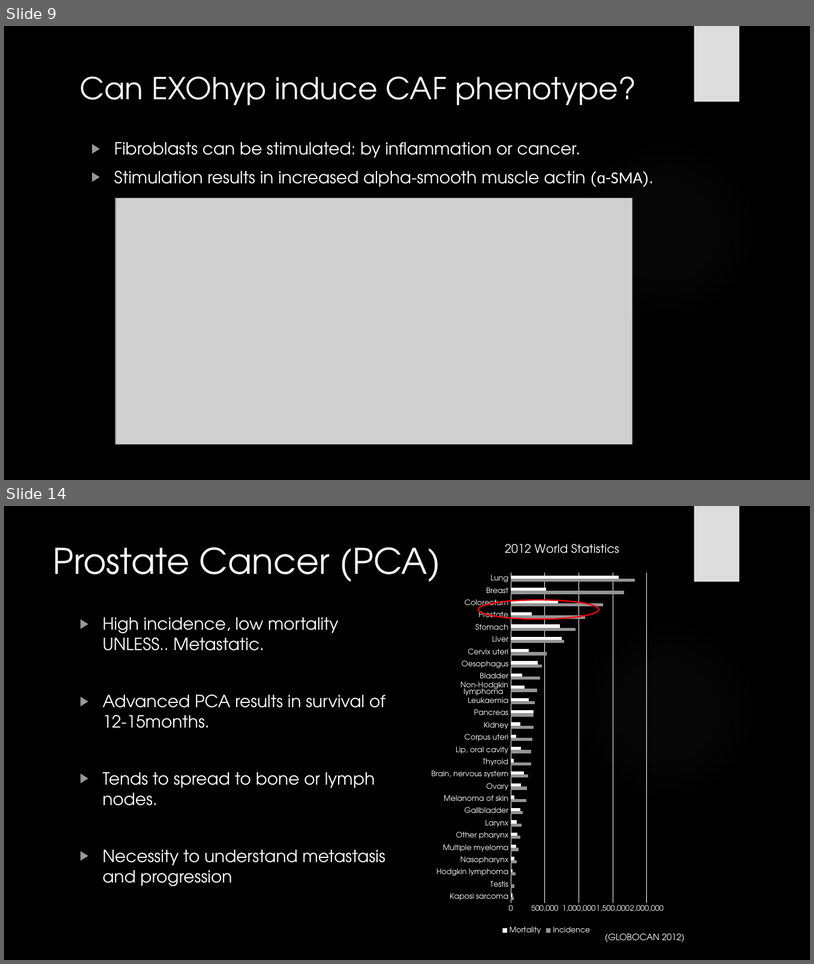
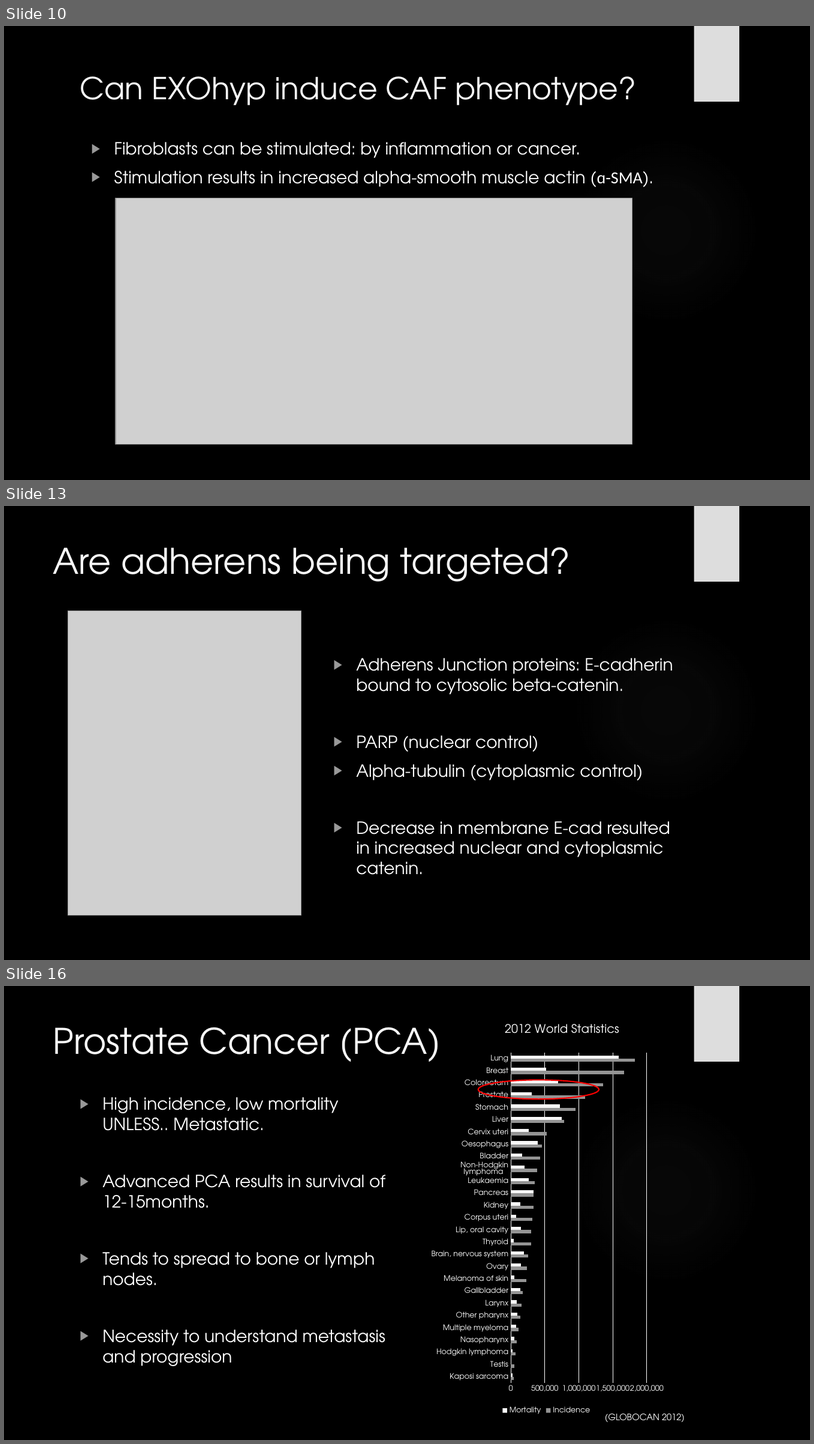
Before and after one commit to HarleyRobinson/Honours2, a slide deck: BackgroundInfo/JCslides.pptx. Shown one above the other, each under a label of ours: slides 9 and 14 before the commit, slides 10, 13 and 16 after it; the slides between them are not shown. The pictures are 814x964 and 814x1444 pixels, drawn with LibreOffice and Linux fonts; fonts in the diff are those of the drawing; grey boxes stand for pictures; background and template pictures are left out. Boxes give left, top, right and bottom in pixels: in the first picture for what was removed or moved away, otherwise in the second. Text is boxed around its words. In the diff, an @@ line names an element or a change of style, - is before the commit and + after.

```diff
--- a/BackgroundInfo/JCslides.pptx
+++ b/BackgroundInfo/JCslides.pptx
@@ slide 13 added at (x1=4, y1=506, x2=810, y2=960), background picture (left out); not listed: 2 template elements that a slide beside it also shows @@
@@ title added at (x1=53, y1=547, x2=570, y2=582), 42 pt, text #F8F8F8 @@
+Are adherens being targeted?
@@ picture added at (x1=68, y1=610, x2=302, y2=915) @@
@@ text added at (x1=356, y1=658, x2=673, y2=874), 20 pt, text #FFFFFF @@
+▶ Adherens Junction proteins: E-cadherin bound to cytosolic beta-catenin.
+▶ PARP (nuclear control)
+▶ Alpha-tubulin (cytoplasmic control)
+▶ Decrease in membrane E-cad resulted in increased nuclear and cytoplasmic catenin.
@@ what was slide 9 is now slide 10 @@
@@ what was slide 14 is now slide 16 @@
```
Also in this commit, not shown: 7 slides changed, 1 other slide added, 2 other files.
